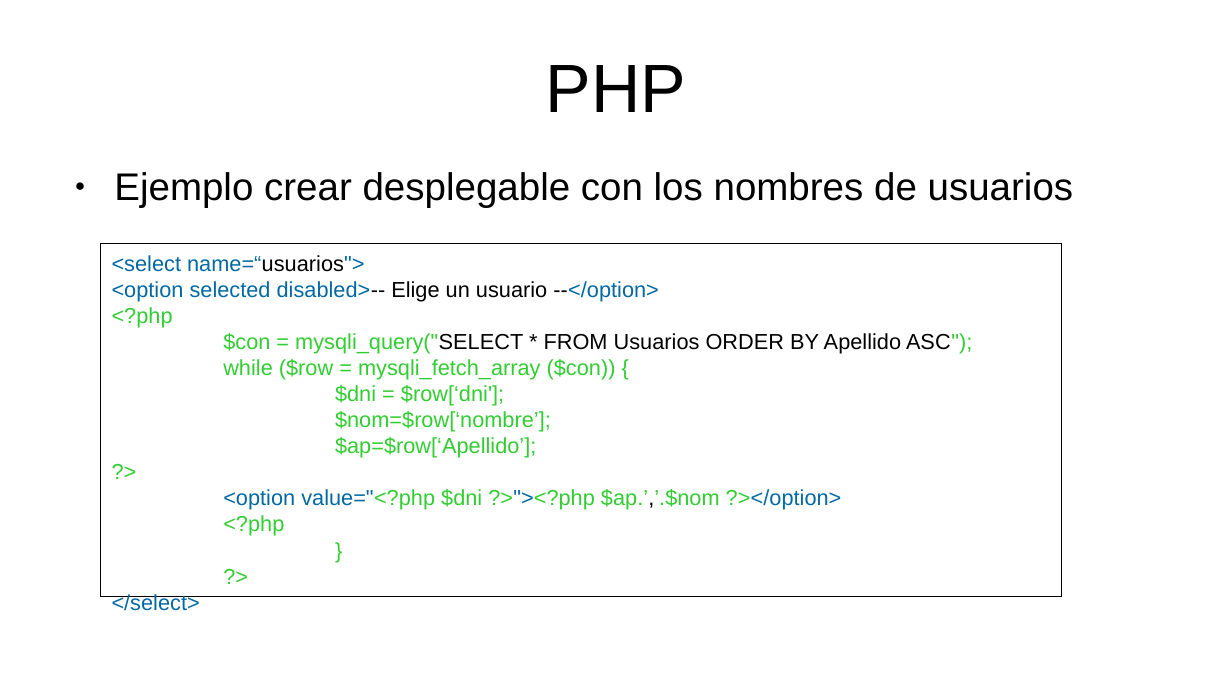
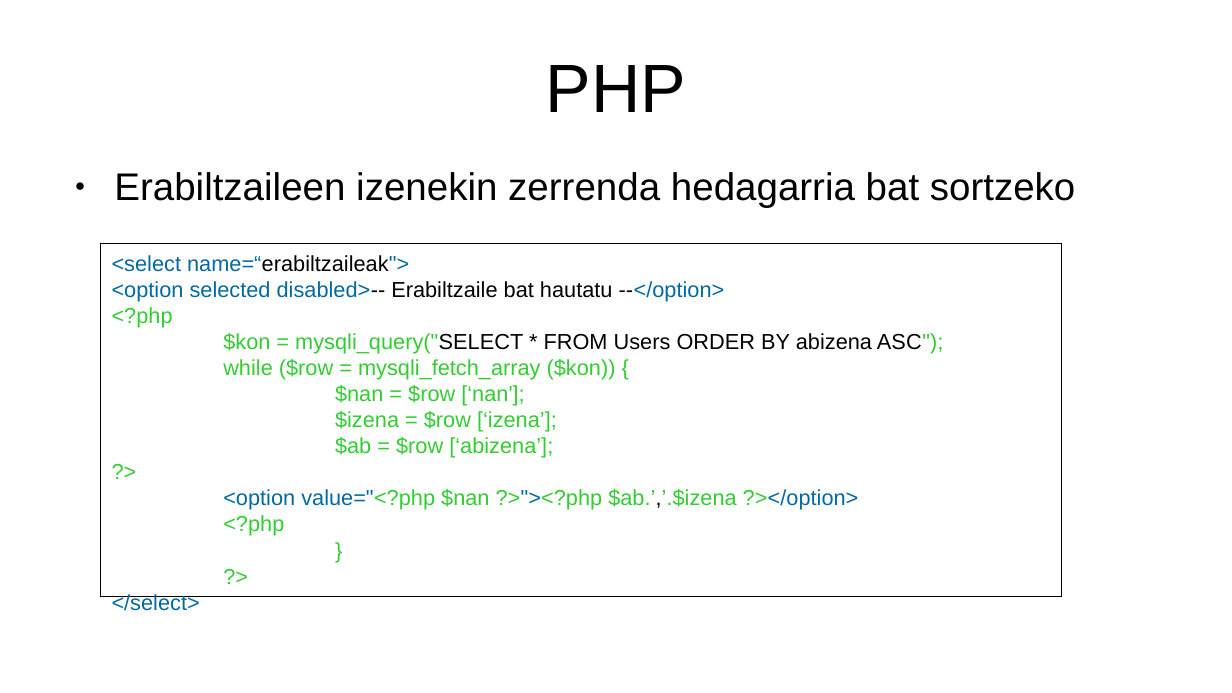
Before and after one commit to mikel-egana-aranguren/EHU-ISSKS-31, a slide deck: slide 54 of WebSistemak/WebSistemak.odp. Drawn at 1232x693 pixels with LibreOffice and Linux fonts; fonts in the diff are those of the drawing; background and template pictures are left out. Boxes give left, top, right and bottom in pixels: in the first picture for what was removed or moved away, otherwise in the second. Text is boxed around its words. In the diff, an @@ line names an element or a change of style, - is before the commit and + after.

```diff
--- a/WebSistemak/WebSistemak.odp
+++ b/WebSistemak/WebSistemak.odp
@@ text at (114,172,1076,208): text changed @@
-● Ejemplo crear desplegable con los nombres de usuarios
+● Erabiltzaileen izenekin zerrenda hedagarria bat sortzeko
@@ text in rectangle at (112,255,725,301): text changed @@
-<select name=“usuarios">
-<option selected disabled>-- Elige un usuario --</option>
+<select name=“erabiltzaileak">
+<option selected disabled>-- Erabiltzaile bat hautatu --</option>
@@ text in rectangle at (223,333,943,458): text changed @@
-$con = mysqli_query("SELECT * FROM Usuarios ORDER BY Apellido ASC");
-while ($row = mysqli_fetch_array ($con)) {
-$dni = $row[‘dni'];
-$nom=$row[‘nombre’];
-$ap=$row[‘Apellido’];
+$kon = mysqli_query("SELECT * FROM Users ORDER BY abizena ASC");
+while ($row = mysqli_fetch_array ($kon)) {
+$nan = $row [‘nan'];
+$izena = $row [‘izena’];
+$ab = $row [‘abizena’];
@@ text in rectangle at (223,489,859,510): text changed @@
-<option value="<?php $dni ?>"><?php $ap.’,’.$nom ?></option>
+<option value="<?php $nan ?>"><?php $ab.’,’.$izena ?></option>
```
Also in this commit, not shown: 34 other slides changed, 15 slides added, 15 slides removed, 24 other files.
